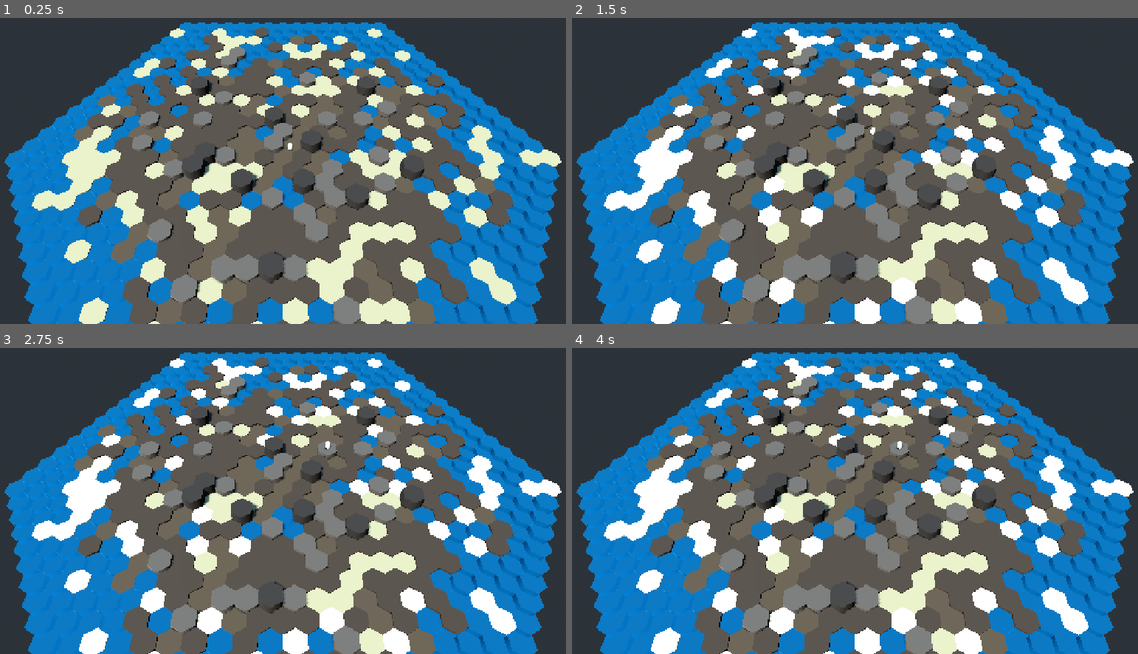
Above: before the commit, frames 1-4 (two rows, left to right).
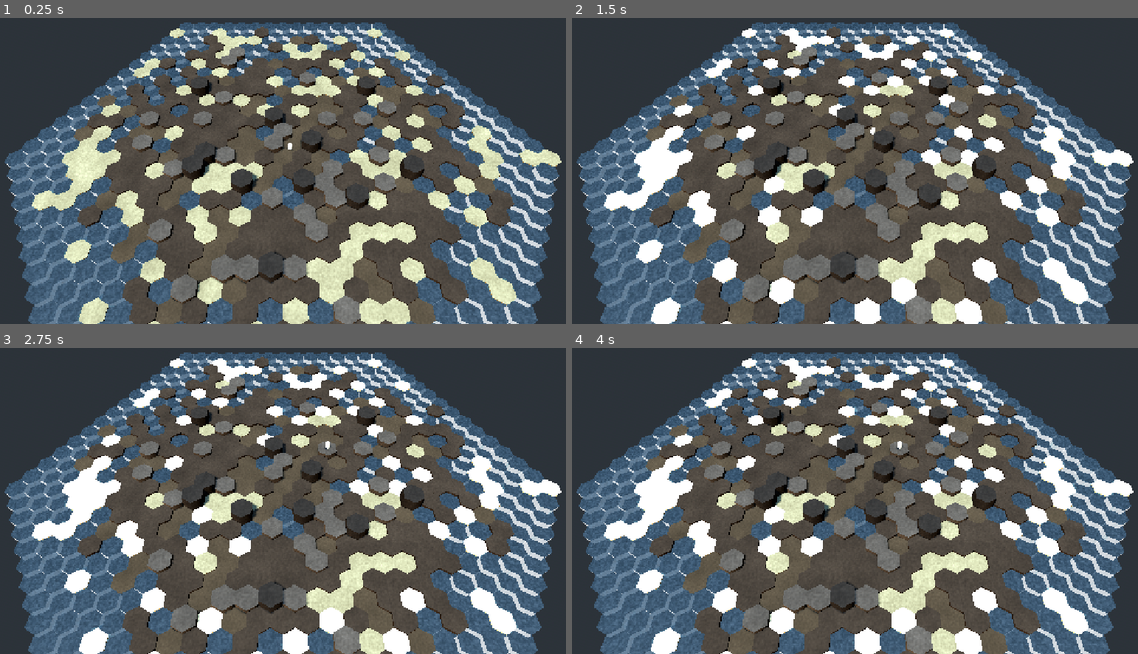
Above: after the commit, the same moments.

Repository: Akdag94/Pablo-s-Dream
Game: Godot game, scene res://scenes/Main3D.tscn
Two runs of this game, one before a commit and one after it. Both use one fixed random seed, a clock stepped at 60 frames per second and the inputs below. This scene is started directly instead of the project's main scene.
Inputs (mouse positions are in pixels of both pictures, inside the frame that each line leads up to):
- Up to frame 1 (0.25 s): no input
- Up to frame 2 (1.5 s): move the mouse to (985, 140) at 0.52 s; click (985, 140) at 0.67 s; drag from (736, 174) to (826, 223) at 1.27 s
- Up to frame 3 (2.75 s): move the mouse to (339, 415) at 2.02 s; click (339, 415) at 2.17 s
- Up to frame 4 (4 s): tap Enter at 2.75 s; drag from (826, 553) to (679, 436) at 2.77 s; tap Space at 3.5 s; move the mouse to (1030, 537) at 3.52 s; click (1030, 537) at 3.67 s

The runs differ from the first frame. In frame 1, 34% of the frame differs, in the area x 0-99%, y 1-100%; in frame 2, 32%; in frame 3, 32%; in frame 4, 32%.

Commit message:
Add procedural terrain and water shaders

Diff:
--- a/scripts/render3d/world_view_3d.gd
+++ b/scripts/render3d/world_view_3d.gd
@@ -105,24 +105,38 @@
 	return m
 
 
-func _land_material() -> StandardMaterial3D:
-	var mat := StandardMaterial3D.new()
-	# Per-instance colour carries terrain and biome until real textures land.
-	mat.vertex_color_use_as_albedo = true
-	mat.roughness = 0.92
-	mat.metallic = 0.0
+## Procedural ground. Grain, clumping and normal detail are generated in the
+## shader, so there are no texture files to download or to look wrong on one
+## device and right on another.
+func _land_material() -> ShaderMaterial:
+	var mat := ShaderMaterial.new()
+	mat.shader = preload("res://shaders/terrain.gdshader")
+
+	# Fine detail costs fill rate, so the weakest tier gets a calmer surface.
+	match quality.tier:
+		Quality.Tier.LOW:
+			mat.set_shader_parameter("detail_scale", 4.0)
+			mat.set_shader_parameter("detail_strength", 0.20)
+			mat.set_shader_parameter("normal_strength", 0.5)
+		Quality.Tier.MEDIUM:
+			mat.set_shader_parameter("detail_scale", 5.5)
+			mat.set_shader_parameter("detail_strength", 0.26)
+			mat.set_shader_parameter("normal_strength", 0.7)
+		Quality.Tier.HIGH:
+			mat.set_shader_parameter("detail_scale", 6.5)
+			mat.set_shader_parameter("detail_strength", 0.32)
+			mat.set_shader_parameter("normal_strength", 0.9)
 	return mat
 
 
-func _water_material() -> StandardMaterial3D:
-	var mat := StandardMaterial3D.new()
-	mat.vertex_color_use_as_albedo = true
-	mat.transparency = BaseMaterial3D.TRANSPARENCY_ALPHA
-	mat.albedo_color = Color(1, 1, 1, 0.72)
-	mat.roughness = 0.06
-	mat.metallic = 0.25
-	mat.rim_enabled = true
-	mat.rim = 0.4
+func _water_material() -> ShaderMaterial:
+	var mat := ShaderMaterial.new()
+	mat.shader = preload("res://shaders/water.gdshader")
+	mat.set_shader_parameter("wave_speed", 0.28)
+	if quality.tier == Quality.Tier.LOW:
+		# Screen reads are the expensive part of this shader on mobile.
+		mat.set_shader_parameter("refraction_strength", 0.0)
+		mat.set_shader_parameter("wave_scale", 2.5)
 	return mat
 
 
--- /dev/null
+++ b/shaders/terrain.gdshader
@@ -0,0 +1,111 @@
+shader_type spatial;
+render_mode blend_mix, depth_draw_opaque, cull_back, diffuse_burley, specular_schlick_ggx;
+
+// Terrain surface for the hex tiles.
+//
+// The biome colour arrives per-instance from the MultiMesh; everything that
+// makes it read as ground rather than plastic is generated here — grain,
+// clumping, normal detail and a roughness break-up. No texture files, so the
+// look is identical on every device and costs nothing to download.
+
+uniform float detail_scale : hint_range(0.5, 20.0) = 6.0;
+uniform float detail_strength : hint_range(0.0, 1.0) = 0.30;
+uniform float normal_strength : hint_range(0.0, 2.0) = 0.85;
+uniform float macro_scale : hint_range(0.05, 4.0) = 0.55;
+uniform float macro_strength : hint_range(0.0, 1.0) = 0.22;
+
+uniform float roughness_base : hint_range(0.0, 1.0) = 0.90;
+uniform float roughness_variation : hint_range(0.0, 1.0) = 0.18;
+
+// Slope darkening: the sides of each prism read as exposed earth.
+uniform vec3 side_tint : source_color = vec3(0.42, 0.34, 0.26);
+uniform float side_blend : hint_range(0.0, 1.0) = 0.65;
+
+varying vec3 v_world_pos;
+varying vec3 v_world_normal;
+varying vec4 v_instance_color;
+
+
+// -- noise ------------------------------------------------------------------
+
+vec3 hash3(vec3 p) {
+	p = vec3(dot(p, vec3(127.1, 311.7, 74.7)),
+			 dot(p, vec3(269.5, 183.3, 246.1)),
+			 dot(p, vec3(113.5, 271.9, 124.6)));
+	return fract(sin(p) * 43758.5453123) * 2.0 - 1.0;
+}
+
+float value_noise(vec3 p) {
+	vec3 i = floor(p);
+	vec3 f = fract(p);
+	// Quintic fade keeps the second derivative continuous, so no visible
+	// grid creases where cells meet.
+	vec3 u = f * f * f * (f * (f * 6.0 - 15.0) + 10.0);
+
+	float n000 = dot(hash3(i + vec3(0.0, 0.0, 0.0)), f - vec3(0.0, 0.0, 0.0));
+	float n100 = dot(hash3(i + vec3(1.0, 0.0, 0.0)), f - vec3(1.0, 0.0, 0.0));
+	float n010 = dot(hash3(i + vec3(0.0, 1.0, 0.0)), f - vec3(0.0, 1.0, 0.0));
+	float n110 = dot(hash3(i + vec3(1.0, 1.0, 0.0)), f - vec3(1.0, 1.0, 0.0));
+	float n001 = dot(hash3(i + vec3(0.0, 0.0, 1.0)), f - vec3(0.0, 0.0, 1.0));
+	float n101 = dot(hash3(i + vec3(1.0, 0.0, 1.0)), f - vec3(1.0, 0.0, 1.0));
+	float n011 = dot(hash3(i + vec3(0.0, 1.0, 1.0)), f - vec3(0.0, 1.0, 1.0));
+	float n111 = dot(hash3(i + vec3(1.0, 1.0, 1.0)), f - vec3(1.0, 1.0, 1.0));
+
+	float nx00 = mix(n000, n100, u.x);
+	float nx10 = mix(n010, n110, u.x);
+	float nx01 = mix(n001, n101, u.x);
+	float nx11 = mix(n011, n111, u.x);
+	return mix(mix(nx00, nx10, u.y), mix(nx01, nx11, u.y), u.z) * 0.5 + 0.5;
+}
+
+float fbm(vec3 p) {
+	float sum = 0.0;
+	float amplitude = 0.5;
+	for (int i = 0; i < 4; i++) {
+		sum += value_noise(p) * amplitude;
+		p *= 2.03;
+		amplitude *= 0.5;
+	}
+	return sum;
+}
+
+
+// -- passes -----------------------------------------------------------------
+
+void vertex() {
+	v_instance_color = COLOR;
+	v_world_pos = (MODEL_MATRIX * vec4(VERTEX, 1.0)).xyz;
+	v_world_normal = normalize((MODEL_MATRIX * vec4(NORMAL, 0.0)).xyz);
+}
+
+void fragment() {
+	vec3 base = v_instance_color.rgb;
+
+	// Two scales of variation: fine grain plus slow drifting patches, so the
+	// ground does not tile visibly across a large island.
+	float grain = fbm(v_world_pos * detail_scale);
+	float macro = fbm(v_world_pos * macro_scale + 17.3);
+
+	vec3 albedo = base;
+	albedo *= mix(1.0 - detail_strength, 1.0 + detail_strength, grain);
+	albedo *= mix(1.0 - macro_strength, 1.0 + macro_strength, macro);
+
+	// Anything facing sideways is a cut edge of earth, not a top surface.
+	float upness = clamp(v_world_normal.y, 0.0, 1.0);
+	float side = 1.0 - smoothstep(0.25, 0.75, upness);
+	albedo = mix(albedo, albedo * side_tint * 2.0, side * side_blend);
+
+	ALBEDO = clamp(albedo, vec3(0.0), vec3(1.0));
+
+	// Perturb the normal from the noise gradient. Sampling three offsets is
+	// cheaper here than carrying a normal map and looks the same at this scale.
+	float e = 0.06;
+	float nx = fbm((v_world_pos + vec3(e, 0.0, 0.0)) * detail_scale) - grain;
+	float nz = fbm((v_world_pos + vec3(0.0, 0.0, e)) * detail_scale) - grain;
+	NORMAL_MAP = normalize(vec3(-nx * normal_strength, -nz * normal_strength, 1.0)) * 0.5 + 0.5;
+	NORMAL_MAP_DEPTH = mix(0.4, 1.0, upness);
+
+	ROUGHNESS = clamp(roughness_base + (grain - 0.5) * roughness_variation, 0.05, 1.0);
+	METALLIC = 0.0;
+	SPECULAR = 0.35;
+}
--- /dev/null
+++ b/shaders/water.gdshader
@@ -0,0 +1,97 @@
+shader_type spatial;
+render_mode blend_mix, depth_draw_never, cull_back, diffuse_burley, specular_schlick_ggx;
+
+// Water surface.
+//
+// Depth is read from the depth buffer rather than baked into the mesh, so the
+// same shader handles a shallow river and open ocean: shallow water shows the
+// ground through it and grows a foam line at the shore, deep water goes dark
+// and reflective. That contrast is most of what sells it as water.
+
+uniform vec3 shallow_color : source_color = vec3(0.32, 0.66, 0.68);
+uniform vec3 deep_color : source_color = vec3(0.05, 0.18, 0.31);
+uniform float depth_fade_distance : hint_range(0.1, 20.0) = 3.2;
+
+uniform float wave_scale : hint_range(0.1, 20.0) = 3.5;
+uniform float wave_speed : hint_range(0.0, 2.0) = 0.28;
+uniform float wave_strength : hint_range(0.0, 2.0) = 0.55;
+
+uniform float foam_distance : hint_range(0.0, 4.0) = 0.55;
+uniform vec3 foam_color : source_color = vec3(0.92, 0.96, 0.97);
+
+uniform float refraction_strength : hint_range(0.0, 0.3) = 0.045;
+uniform float transparency_min : hint_range(0.0, 1.0) = 0.45;
+
+uniform sampler2D screen_texture : hint_screen_texture, filter_linear_mipmap;
+uniform sampler2D depth_texture : hint_depth_texture, filter_linear_mipmap;
+
+varying vec3 v_world_pos;
+
+
+float hash(vec2 p) {
+	return fract(sin(dot(p, vec2(127.1, 311.7))) * 43758.5453123);
+}
+
+float value_noise(vec2 p) {
+	vec2 i = floor(p);
+	vec2 f = fract(p);
+	vec2 u = f * f * (3.0 - 2.0 * f);
+	return mix(mix(hash(i), hash(i + vec2(1.0, 0.0)), u.x),
+			   mix(hash(i + vec2(0.0, 1.0)), hash(i + vec2(1.0, 1.0)), u.x), u.y);
+}
+
+// Two noise layers drifting against each other read as moving water without
+// needing a flow map.
+float waves(vec2 p, float t) {
+	float a = value_noise(p * wave_scale + vec2(t, t * 0.6));
+	float b = value_noise(p * wave_scale * 1.9 - vec2(t * 0.7, t * 1.1));
+	return (a * 0.65 + b * 0.35);
+}
+
+
+void vertex() {
+	v_world_pos = (MODEL_MATRIX * vec4(VERTEX, 1.0)).xyz;
+}
+
+void fragment() {
+	float t = TIME * wave_speed;
+	vec2 p = v_world_pos.xz;
+
+	// Surface normal from the wave gradient.
+	float e = 0.06;
+	float h = waves(p, t);
+	float hx = waves(p + vec2(e, 0.0), t) - h;
+	float hz = waves(p + vec2(0.0, e), t) - h;
+	vec3 wave_normal = normalize(vec3(-hx * wave_strength, 1.0, -hz * wave_strength));
+	NORMAL_MAP = wave_normal * 0.5 + 0.5;
+
+	// How much water sits between this pixel and the ground behind it.
+	float raw_depth = texture(depth_texture, SCREEN_UV).r;
+	vec3 ndc = vec3(SCREEN_UV * 2.0 - 1.0, raw_depth);
+	vec4 view = INV_PROJECTION_MATRIX * vec4(ndc, 1.0);
+	view.xyz /= view.w;
+	float scene_distance = -view.z;
+	float surface_distance = -VERTEX.z;
+	float water_depth = max(scene_distance - surface_distance, 0.0);
+
+	float depth_mix = clamp(water_depth / depth_fade_distance, 0.0, 1.0);
+	vec3 water = mix(shallow_color, deep_color, depth_mix);
+
+	// Refract what is behind the water by pushing the sample along the waves.
+	vec2 offset = wave_normal.xz * refraction_strength;
+	vec3 behind = texture(screen_texture, SCREEN_UV + offset).rgb;
+
+	// Shallow water lets the ground through; deep water hides it.
+	vec3 color = mix(behind * water * 1.6, water, depth_mix);
+
+	// Foam where the water meets land.
+	float foam = 1.0 - smoothstep(0.0, foam_distance, water_depth);
+	foam *= 0.6 + 0.4 * waves(p * 2.2, t * 1.6);
+	color = mix(color, foam_color, clamp(foam, 0.0, 1.0) * 0.85);
+
+	ALBEDO = color;
+	ALPHA = mix(transparency_min, 1.0, depth_mix) + foam * 0.4;
+	ROUGHNESS = mix(0.02, 0.14, depth_mix);
+	METALLIC = 0.0;
+	SPECULAR = 0.85;
+}
Not shown, added: shaders/terrain.gdshader.uid
Not shown, added: shaders/water.gdshader.uid
